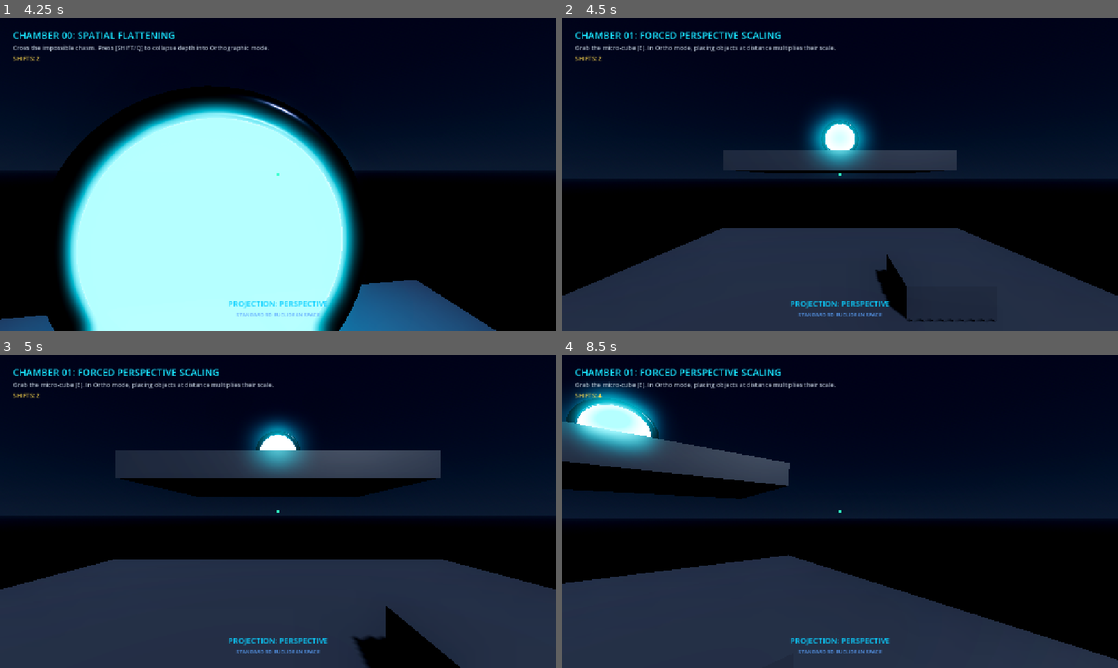
Above: before the commit, frames 1-4 (two rows, left to right).
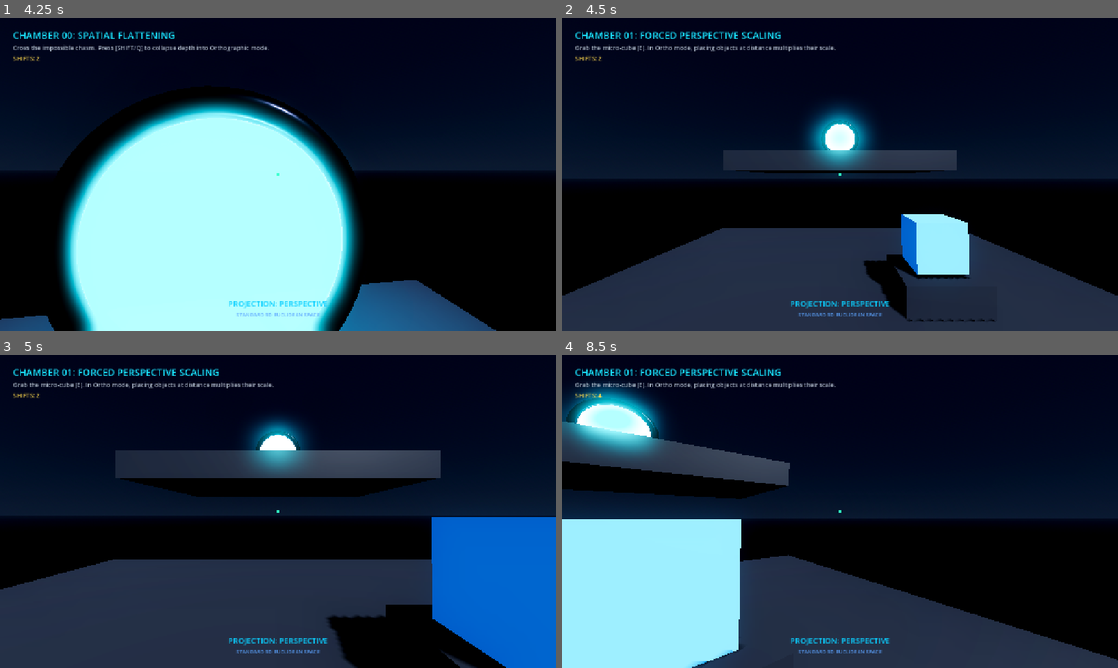
Above: after the commit, the same moments.

Repository: alexon-v8/shift-ortho-game-off-2026
Game: Godot game, scene res://scenes/main.tscn
Two runs of this game, one before a commit and one after it. Both use one fixed random seed, a clock stepped at 60 frames per second and the inputs below.
Inputs (mouse positions are in pixels of both pictures, inside the frame that each line leads up to):
- Up to frame 1 (4.25 s): move the mouse to (305, 174) at 0.52 s; hold E (interact) 0.53-1.28 s; hold W (move_forward) from 0.53 s (still down); tap Space (jump) at 0.77, 1.52, 3.02, 3.77 s; move the mouse to (250, 174) at 1.27 s; tap Shift (shift_mode) at 1.35 s; move the mouse to (289, 168) at 2.02 s; hold Tab (snap_angle) 2.03-2.78 s; move the mouse to (272, 180) at 2.77 s; tap E (interact) at 2.85 s; move the mouse to (316, 177) at 3.52 s; hold Shift (shift_mode) from 3.53 s (still down)
- Up to frame 2 (4.5 s): keep holding W (move_forward); move the mouse to (795, 171) at 4.27 s; release Shift (shift_mode) at 4.28 s; tap Tab (snap_angle) at 4.35 s
- Up to frame 3 (5 s): keep holding W (move_forward); tap Space (jump) at 4.52 s
- Up to frame 4 (8.5 s): move the mouse to (845, 511) at 5.02 s; hold E (interact) 5.03-5.78 s; move the mouse to (817, 505) at 5.77 s; release W (move_forward) at 5.78 s; hold D (move_right) 5.78-6.53 s; tap Shift (shift_mode) at 5.85 s; tap Space (jump) at 6.02, 6.77, 7.52 s; move the mouse to (867, 511) at 6.52 s; hold Tab (snap_angle) 6.53-7.28 s; hold W (move_forward) from 6.53 s (still down); move the mouse to (812, 511) at 7.27 s; tap E (interact) at 7.35 s; move the mouse to (851, 505) at 8.02 s; hold Shift (shift_mode) from 8.03 s (still down)

Frame 1 is identical in both runs. In frame 2, 2.7% of the frame differs, in the area x 54-74%, y 62-86%; in frame 3, 12%; in frame 4, 15%, in the area x 0-33%, y 52-100%.

Commit message:
fix(scenes): supply alpha argument to Color constructor in shift_cube.tscn

Diff:
--- a/scenes/interactive/shift_cube.tscn
+++ b/scenes/interactive/shift_cube.tscn
@@ -10,7 +10,7 @@
 metallic = 0.4
 roughness = 0.2
 emission_enabled = true
-emission = Color(0.05, 0.4, 0.8)
+emission = Color(0.05, 0.4, 0.8, 1)
 emission_energy_multiplier = 0.8
 
 [sub_resource type="BoxMesh" id="BoxMesh_cube"]
